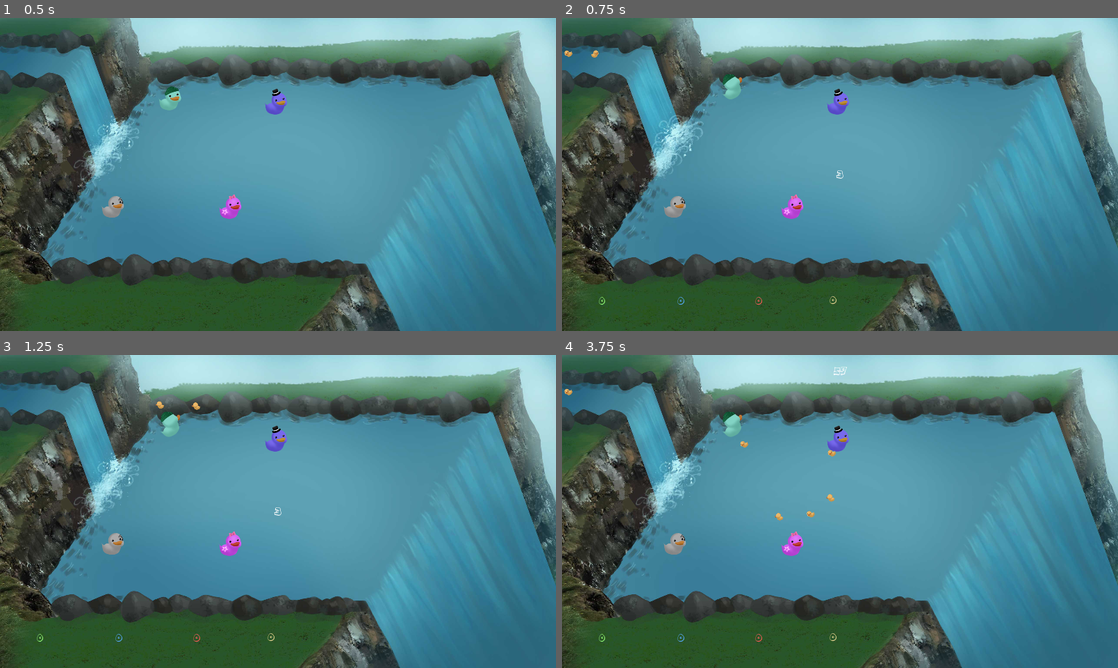
Above: before the commit, frames 1-4 (two rows, left to right).
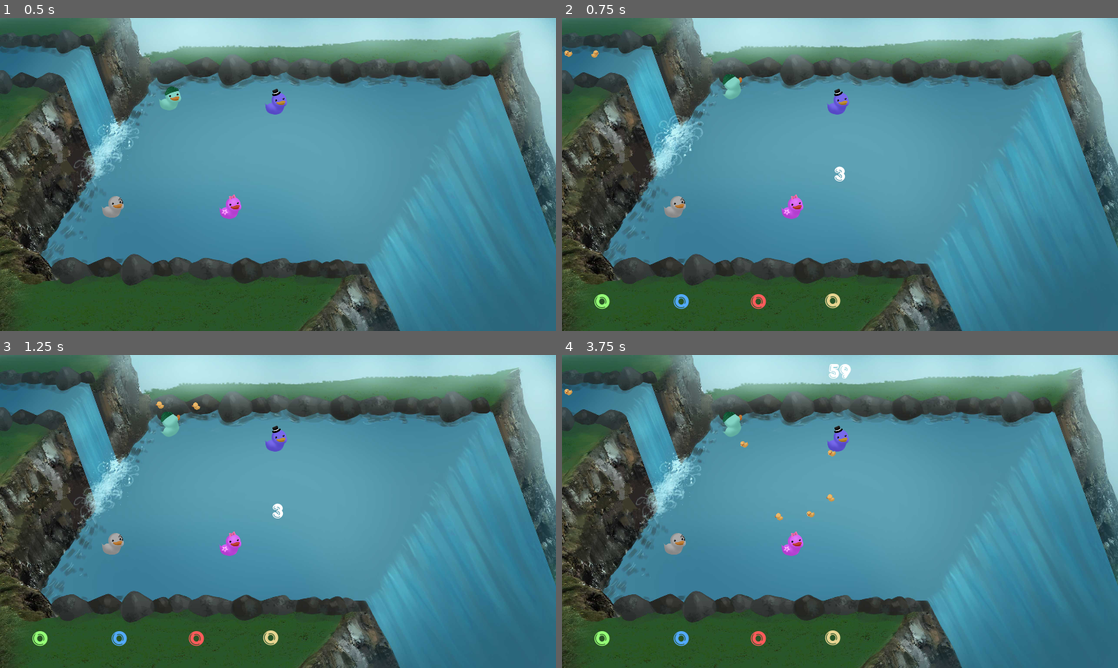
Above: after the commit, the same moments.

Repository: TeamAwesomeTOJam/ducks
Game: Godot game, scene res://Game.tscn
Same seed, same stepped clock (60 frames per second), same inputs: the game is played once before the commit and once after it.
Inputs:
- Up to frame 1 (0.5 s): no input
- Up to frame 2 (0.75 s): tap Enter (p0duck) at 0.5, 0.6 s; hold Up (ui_up) from 0.53 s (still down)
- Up to frame 3 (1.25 s): keep holding Up (ui_up)
- Up to frame 4 (3.75 s): tap Space at 1.25 s; release Up (ui_up) at 1.28 s; tap Enter (p0duck) every 0.75 s from 1.35 to 3.6 s; hold Up (ui_up) 2.03-3.53 s

Frame 1 is identical in both runs. In frame 2, 0.4% of the frame differs, in the area x 5-51%, y 47-94%; in frame 3, 0.4%; in frame 4, 0.5%, in the area x 5-52%, y 2-94%.

Commit message:
juice the font

Diff:
--- a/HUD.tscn
+++ b/HUD.tscn
@@ -1,11 +1,11 @@
 [gd_scene load_steps=4 format=2]
 
 [ext_resource path="res://HUD.gd" type="Script" id=1]
-[ext_resource path="res://Freight Train Gangsta.ttf" type="DynamicFontData" id=2]
+[ext_resource path="res://frankfrt.ttf" type="DynamicFontData" id=2]
 
 [sub_resource type="DynamicFont" id=1]
 
-size = 50
+size = 100
 use_mipmaps = false
 use_filter = false
 font_data = ExtResource( 2 )
@@ -44,7 +44,7 @@
 percent_visible = 1.0
 lines_skipped = 0
 max_lines_visible = -1
-_sections_unfolded = [ "custom_colors" ]
+_sections_unfolded = [ "custom_colors", "custom_fonts" ]
 
 [node name="LabelPlayer2" type="Label" parent="." index="1"]
 
Binary file added: frankfrt.ttf
